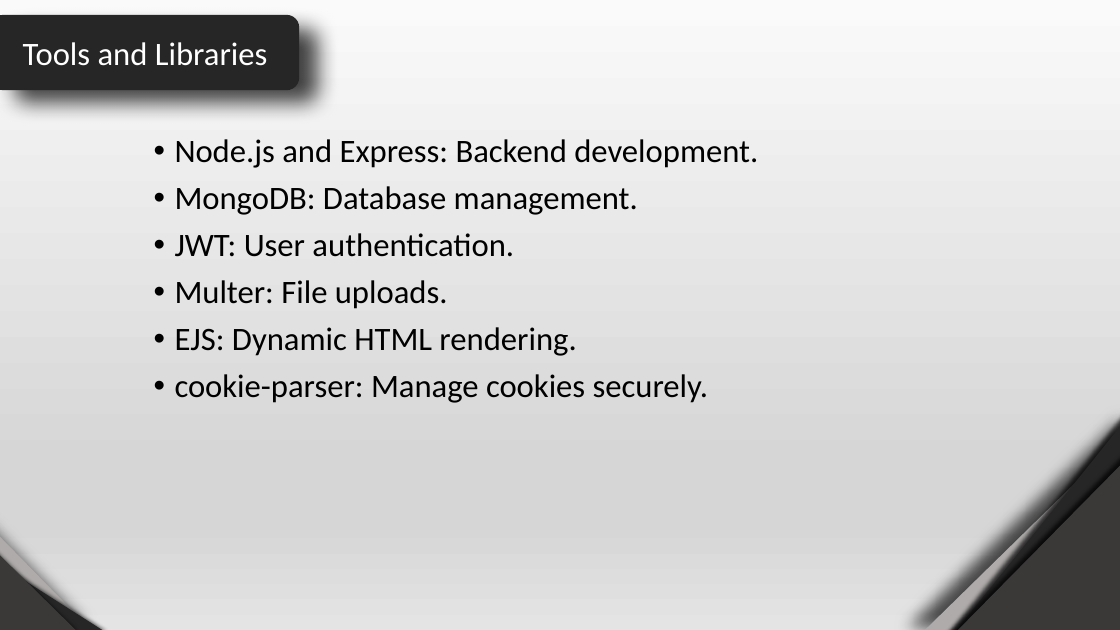
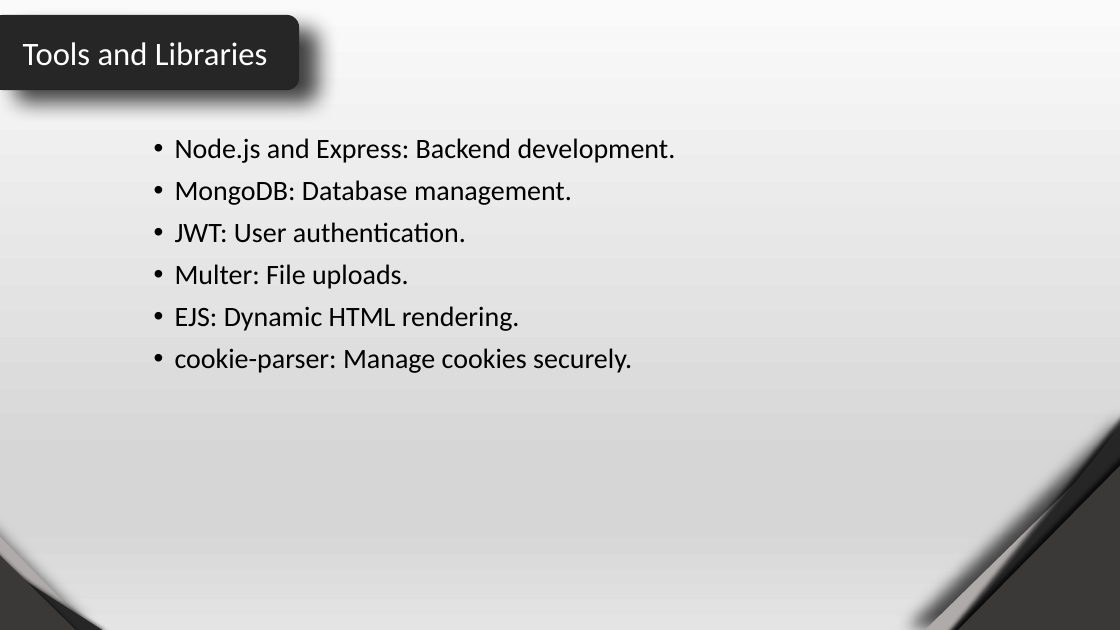
Before and after one commit to VaibhavSenta/Cloud-Base, a slide deck: slide 8 of Documentation/Vaibhav Senta - 2128020601101.pptx. Drawn at 1120x630 pixels with LibreOffice and Linux fonts; fonts in the diff are those of the drawing. Boxes give left, top, right and bottom in pixels: in the first picture for what was removed or moved away, otherwise in the second. Text is boxed around its words. In the diff, an @@ line names an element or a change of style, - is before the commit and + after.

```diff
--- a/Documentation/Vaibhav Senta - 2128020601101.pptx
+++ b/Documentation/Vaibhav Senta - 2128020601101.pptx
@@ text "Node.js and Express: Backend development." at [175,138,676,373]: size 28 to 24 pt @@
```
Also in this commit, not shown: 4 other slides changed, 3 slides added, 7 other files.
